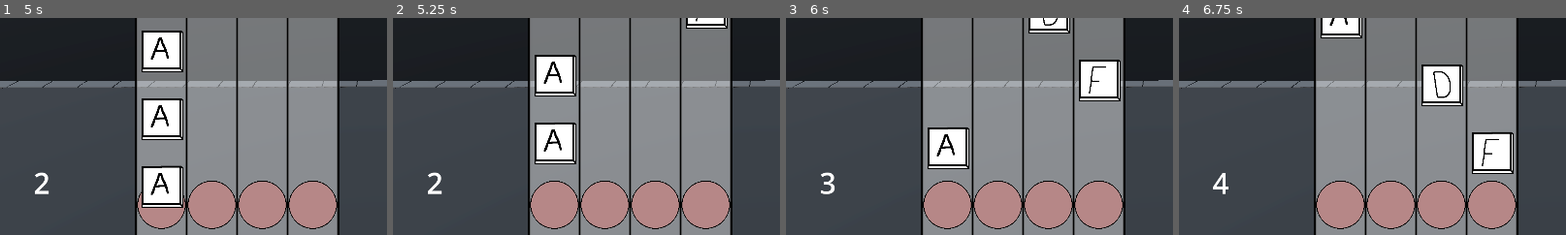
Above: before the commit, frames 1-4 (left to right).
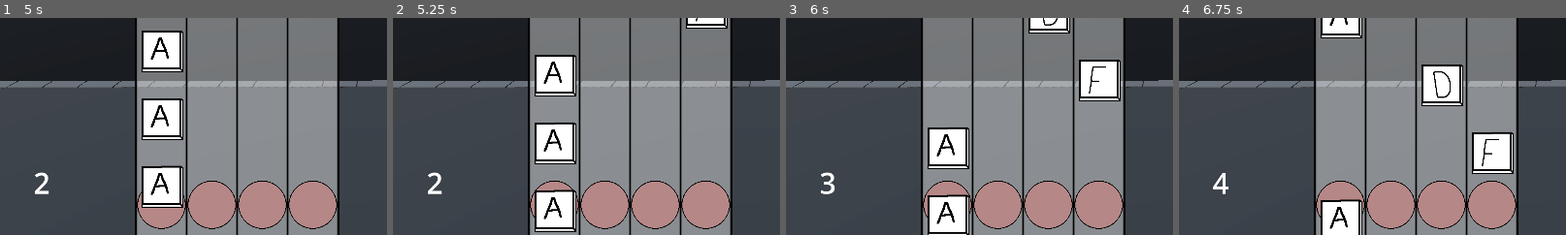
Above: after the commit, the same moments.

Repository: Monkeytonk115/ggj24-walking-sim
Game: Godot game, scene res://main.tscn
Same seed, same stepped clock (60 frames per second), same inputs: the game is played once before the commit and once after it.
Inputs:
- Up to frame 1 (5 s): click "Let's do this!" at 0.5 s; tap Enter at 1.25 s; hold 1 (ui_lane1, bound only after the commit) 1.28-2.03 s; tap 2 (ui_lane2, bound only after the commit) at 1.55, 2.1, 4.55 s; tap 3 (ui_lane3, bound only after the commit) at 2.3 s; hold 3 (ui_lane3, bound only after the commit) 2.78-3.53 s; tap 4 (ui_lane4, bound only after the commit) at 3.05, 3.6 s; tap 1 (ui_lane1, bound only after the commit) at 3.8 s; hold 1 (ui_lane1, bound only after the commit) from 4.28 s (still down)
- Up to frame 2 (5.25 s): release 1 (ui_lane1, bound only after the commit) at 5.03 s; tap 2 (ui_lane2, bound only after the commit) at 5.1 s
- Up to frame 3 (6 s): tap 3 (ui_lane3, bound only after the commit) at 5.3 s; hold 3 (ui_lane3, bound only after the commit) from 5.78 s (still down)
- Up to frame 4 (6.75 s): tap 4 (ui_lane4, bound only after the commit) at 6.05, 6.6 s; release 3 (ui_lane3, bound only after the commit) at 6.53 s
The pictures show only the part of the screen within x 0-50%, y 50-100%; the shares and areas given below are measured in that part.

Frame 1 is identical in both runs. In frame 2, 2.1% of the frame differs, in the area x 36-48%, y 79-99%; in frame 3, 2.0%; in frame 4, 1.7%.

Commit message:
Updated inputs

Diff:
--- a/interface/notes_slider.gd
+++ b/interface/notes_slider.gd
@@ -8,7 +8,7 @@
 @export var button_3 : Texture2D
 @export var button_4 : Texture2D
 
-@onready var _buttons = []
+
 
 func _ready():
 	pass
@@ -44,6 +44,19 @@
 # 1005
 func input_key(key : String) -> void:
 	for b in $ButtonHolder.get_children():
-		if b.position.y > 1005 - 120:
-			print(b.position.y - 1005 + 60)
-			b.queue_free()
+		if Input.is_action_pressed("ui_lane1") and b.position.x == 5:
+			if b.position.y > 1005 - 120:
+				print(b.position.y - 1005 + 60)
+				b.queue_free()
+		if Input.is_action_pressed("ui_lane2")and b.position.x == 130:
+			if b.position.y > 1005 - 120:
+				print(b.position.y - 1005 + 60)
+				b.queue_free()
+		if Input.is_action_pressed("ui_lane3") and b.position.x == 255:
+			if b.position.y > 1005 - 120:
+				print(b.position.y - 1005 + 60)
+				b.queue_free()
+		if Input.is_action_pressed("ui_lane4") and b.position.x == 380:
+			if b.position.y > 1005 - 120:
+				print(b.position.y - 1005 + 60)
+				b.queue_free()
--- a/project.godot
+++ b/project.godot
@@ -25,3 +25,26 @@
 [filesystem]
 
 import/fbx/enabled=false
+
+[input]
+
+ui_lane1={
+"deadzone": 0.5,
+"events": [Object(InputEventKey,"resource_local_to_scene":false,"resource_name":"","device":0,"window_id":0,"alt_pressed":false,"shift_pressed":false,"ctrl_pressed":false,"meta_pressed":false,"pressed":false,"keycode":0,"physical_keycode":49,"key_label":0,"unicode":0,"echo":false,"script":null)
+]
+}
+ui_lane2={
+"deadzone": 0.5,
+"events": [Object(InputEventKey,"resource_local_to_scene":false,"resource_name":"","device":0,"window_id":0,"alt_pressed":false,"shift_pressed":false,"ctrl_pressed":false,"meta_pressed":false,"pressed":false,"keycode":0,"physical_keycode":50,"key_label":0,"unicode":0,"echo":false,"script":null)
+]
+}
+ui_lane3={
+"deadzone": 0.5,
+"events": [Object(InputEventKey,"resource_local_to_scene":false,"resource_name":"","device":0,"window_id":0,"alt_pressed":false,"shift_pressed":false,"ctrl_pressed":false,"meta_pressed":false,"pressed":false,"keycode":0,"physical_keycode":51,"key_label":0,"unicode":0,"echo":false,"script":null)
+]
+}
+ui_lane4={
+"deadzone": 0.5,
+"events": [Object(InputEventKey,"resource_local_to_scene":false,"resource_name":"","device":0,"window_id":0,"alt_pressed":false,"shift_pressed":false,"ctrl_pressed":false,"meta_pressed":false,"pressed":false,"keycode":0,"physical_keycode":52,"key_label":0,"unicode":0,"echo":false,"script":null)
+]
+}
Not shown, added: models/bongo.glb.import
Not shown, added: textures/button_bongo.png.import
Not shown, added: textures/button_default.png.import
